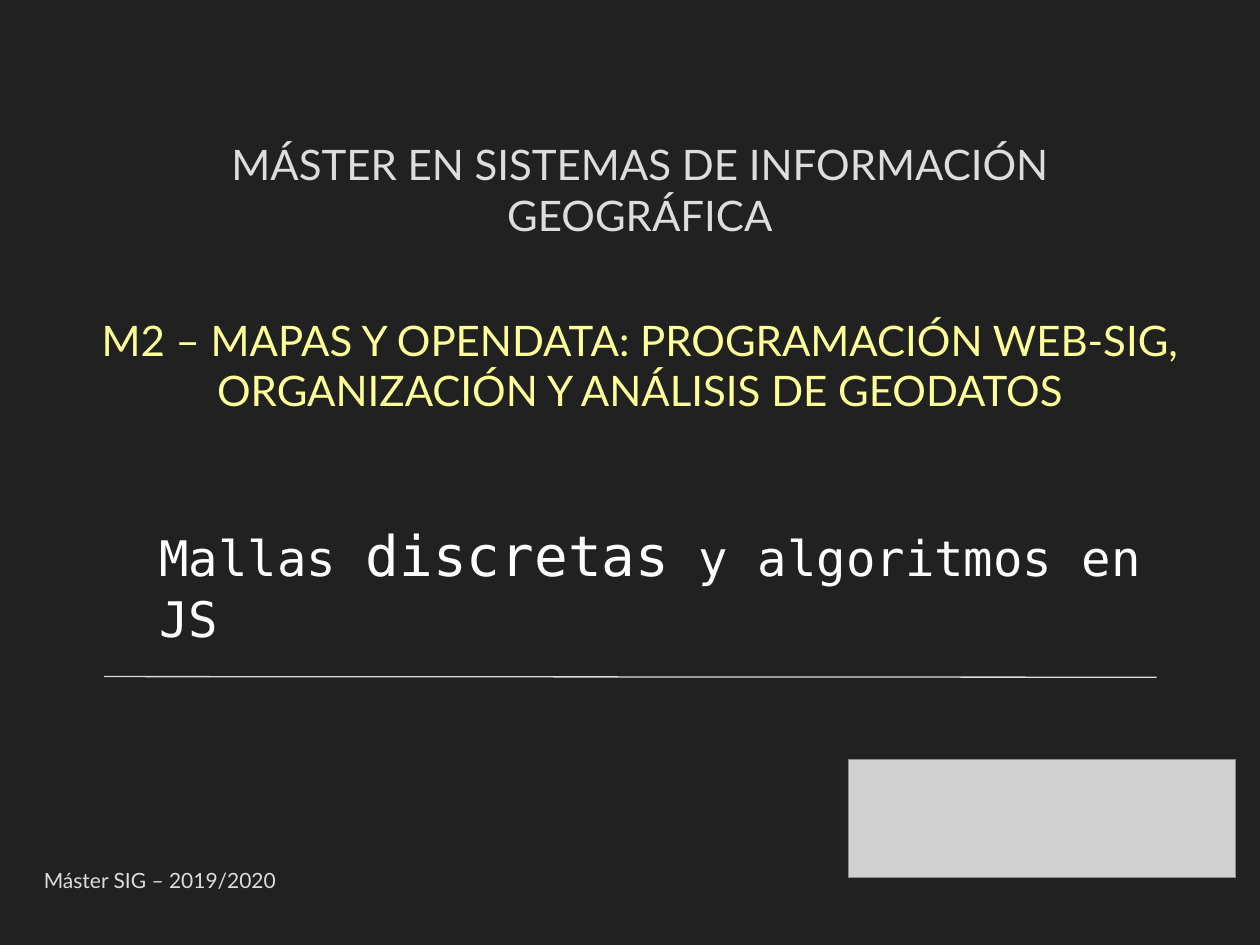
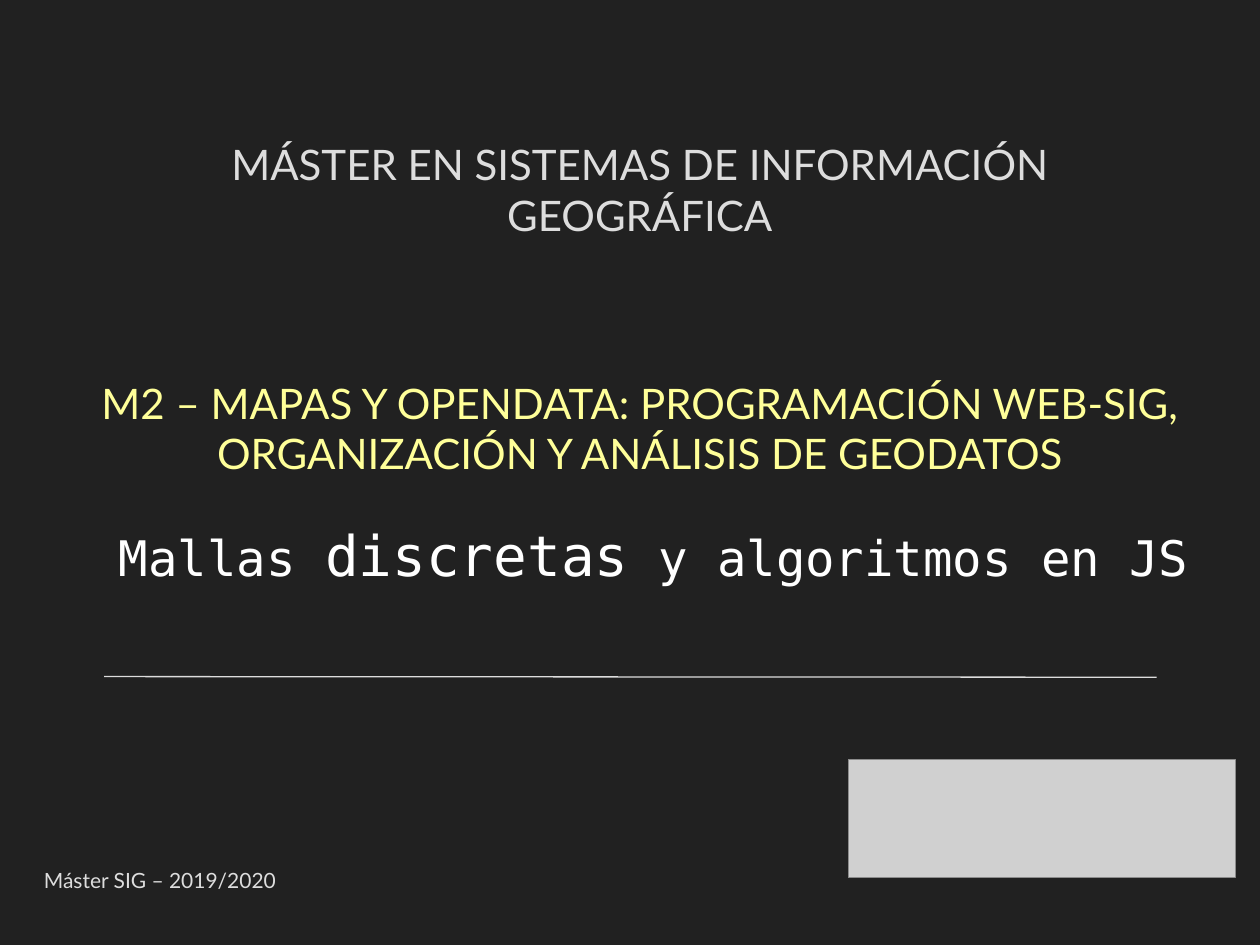
Before and after one commit to gis-master-m2/m2-geoweb, a slide deck: slide 1 of docs/presentacion/Mallas-algoritmos-js.pptx. Drawn at 1260x945 pixels with LibreOffice and Linux fonts; fonts in the diff are those of the drawing; grey boxes stand for pictures. Boxes give left, top, right and bottom in pixels: in the first picture for what was removed or moved away, otherwise in the second. Text is boxed around its words. In the diff, an @@ line names an element or a change of style, - is before the commit and + after.

Commit message:
add ppt

```diff
--- a/docs/presentacion/Mallas-algoritmos-js.pptx
+++ b/docs/presentacion/Mallas-algoritmos-js.pptx
@@ text "MÁSTER EN SISTEMAS DE INFORMACIÓN ..." rewrapped from bbox=[102, 144, 1178, 407] to bbox=[101, 144, 1178, 470] @@
@@ text "Mallas discretas y algoritmos en ..." rewrapped from bbox=[160, 533, 1141, 638] to bbox=[119, 533, 1189, 587] @@
```
Also in this commit, not shown: 2 other slides changed, 10 slides added, 5 slides removed.
